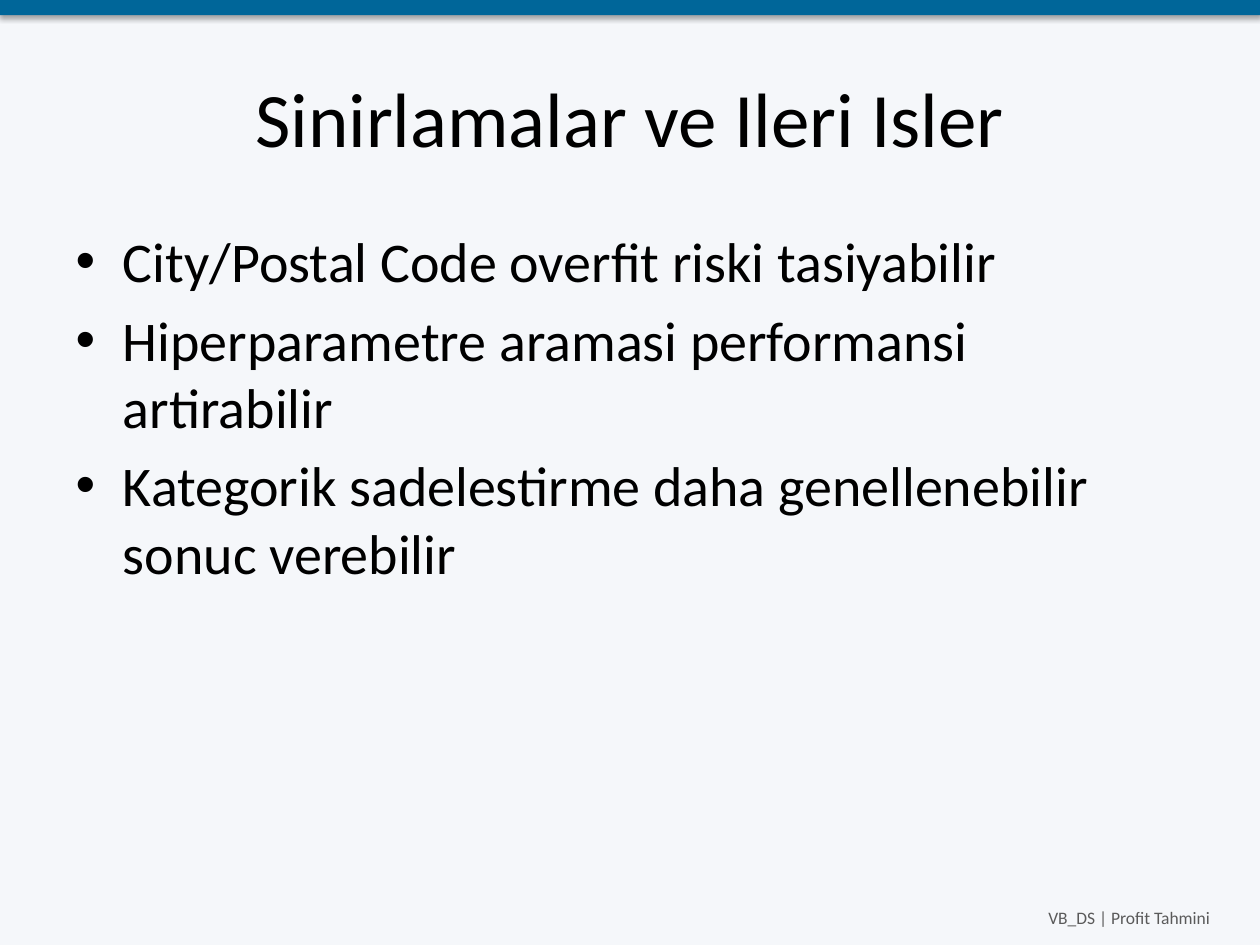
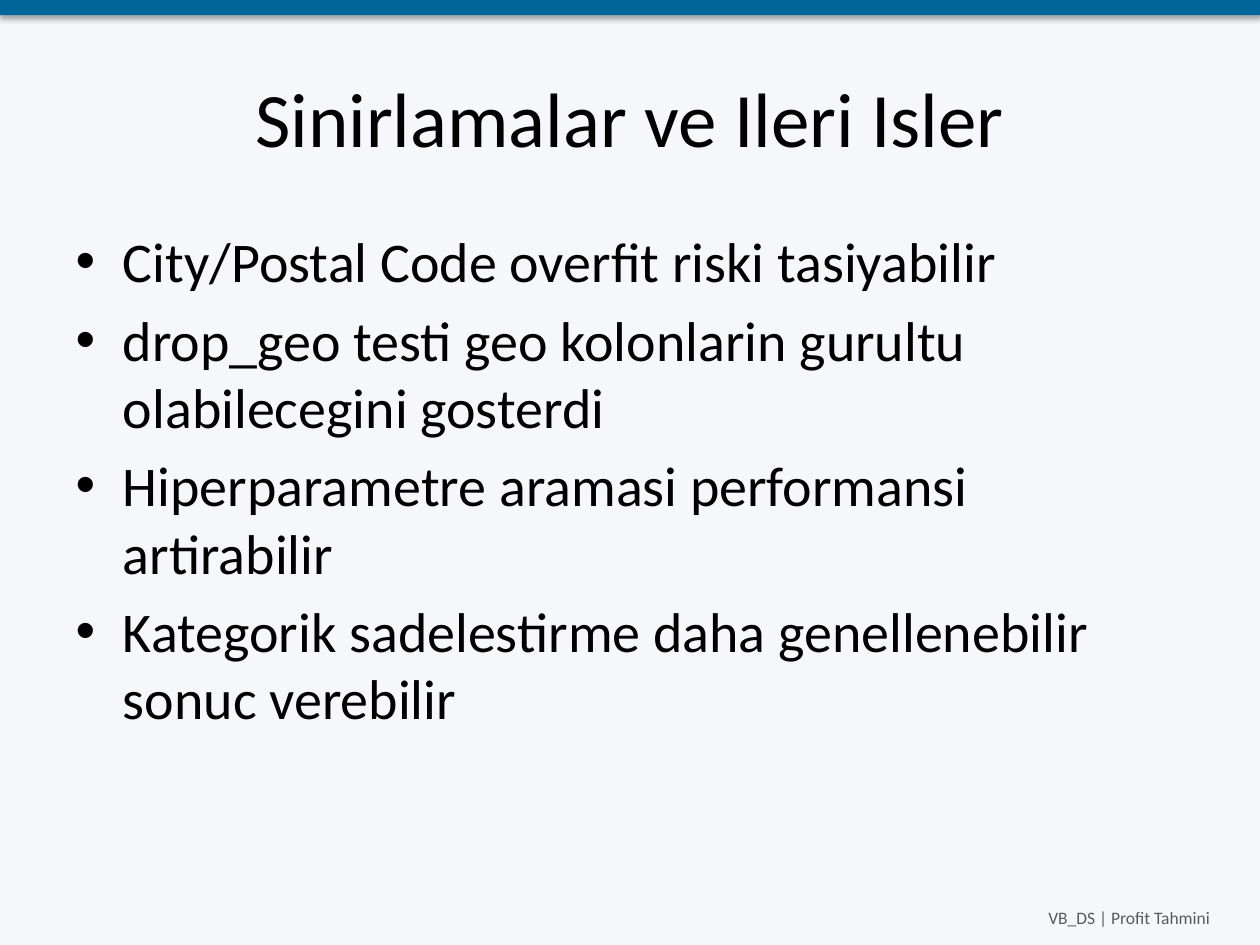
Before and after one commit to esN2k/VB_DS, a slide deck: slide 9 of SUNUM_SLIDES.pptx. Drawn at 1260x945 pixels with LibreOffice and Linux fonts; fonts in the diff are those of the drawing. Boxes give left, top, right and bottom in pixels: in the first picture for what was removed or moved away, otherwise in the second. Text is boxed around its words. In the diff, an @@ line names an element or a change of style, - is before the commit and + after.

Commit message:
Add drop_geo ablation outputs

```diff
--- a/SUNUM_SLIDES.pptx
+++ b/SUNUM_SLIDES.pptx
@@ text at box(123, 322, 966, 438): paragraph added @@
+• drop_geo testi geo kolonlarin gurultu olabilecegini gosterdi
```
Also in this commit, not shown: 3 other slides changed, 17 other files.
